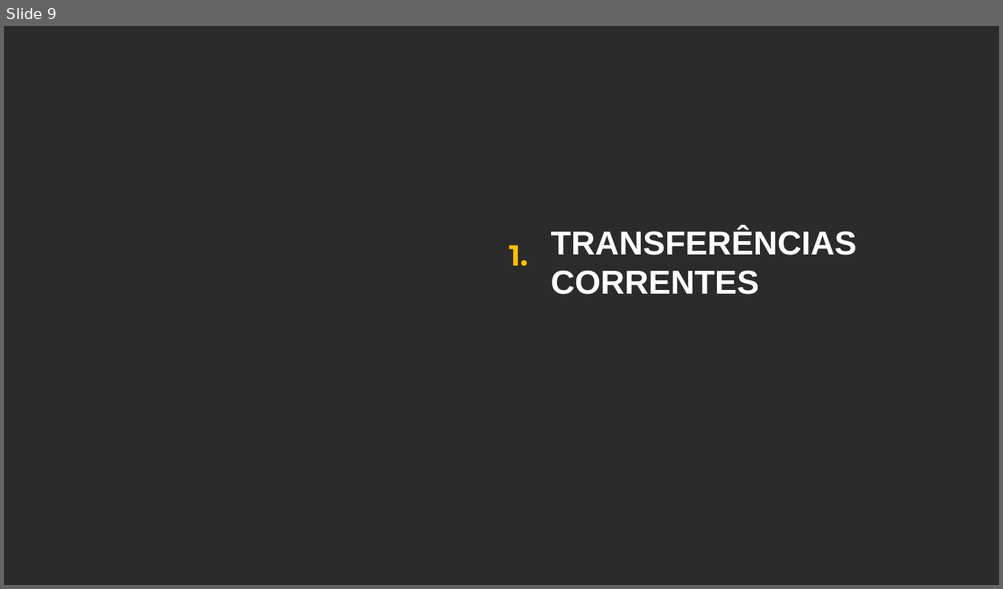
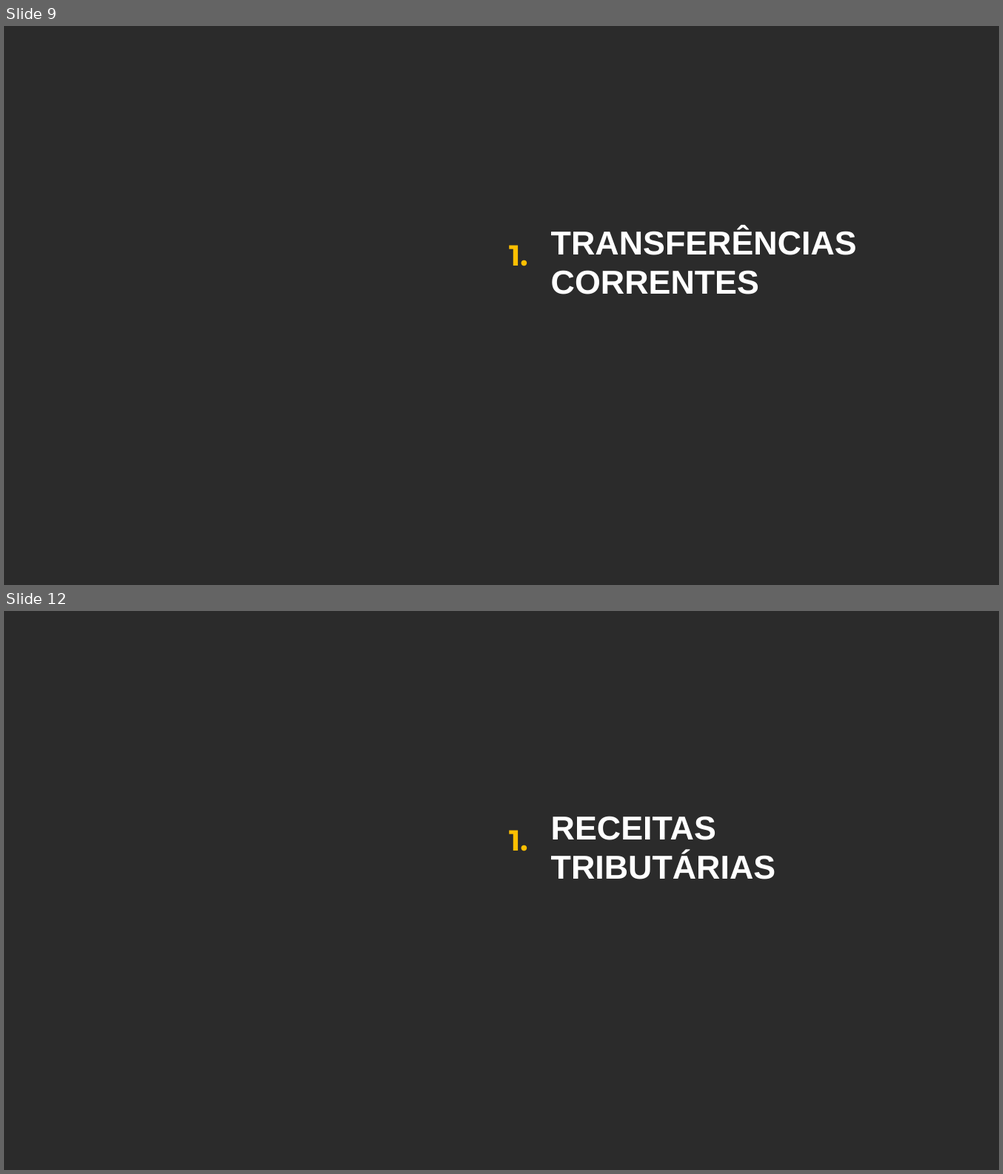
Before and after one commit to raphaellima1/Relatorio_receita, a slide deck: 2024-07-16V2.pptx. Shown one above the other, each under a label of ours: slide 9 before the commit, slides 9 and 12 after it; the slides between them are not shown. The pictures are 1003x589 and 1003x1174 pixels, drawn with LibreOffice and Linux fonts; fonts in the diff are those of the drawing; background and template pictures are left out; a plain dark background stands for a picture behind light text. Boxes give left, top, right and bottom in pixels: in the first picture for what was removed or moved away, otherwise in the second. Text is boxed around its words. In the diff, an @@ line names an element or a change of style, - is before the commit and + after.

```diff
--- a/2024-07-16V2.pptx
+++ b/2024-07-16V2.pptx
@@ slide 12 added at box(4, 611, 999, 1170), background picture (left out) @@
@@ subtitle added at box(509, 830, 528, 851), 28 pt, text #FFC000, bold @@
+1.
@@ title added at box(551, 816, 776, 880), 32 pt, text #FFFFFF, bold @@
+RECEITAS TRIBUTÁRIAS
```
Also in this commit, not shown: 5 slides changed, 2 other slides added, 14 other files.
